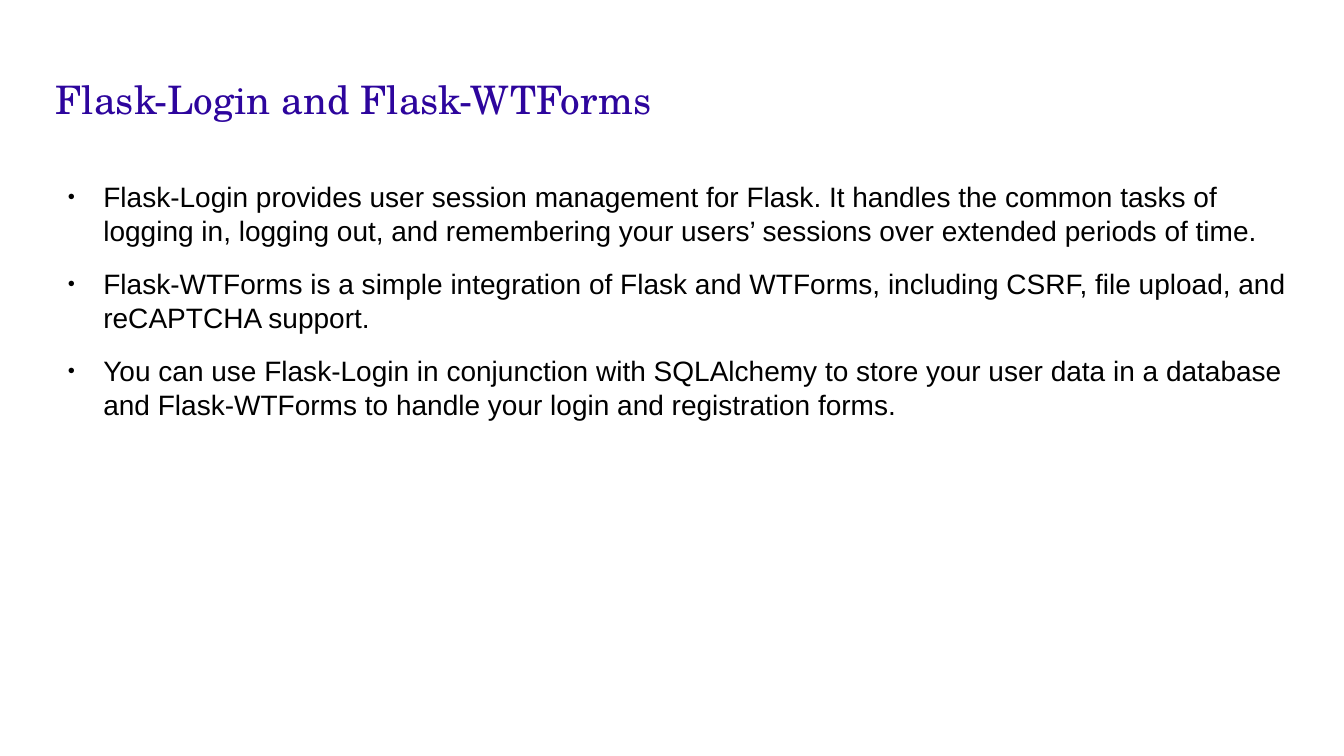
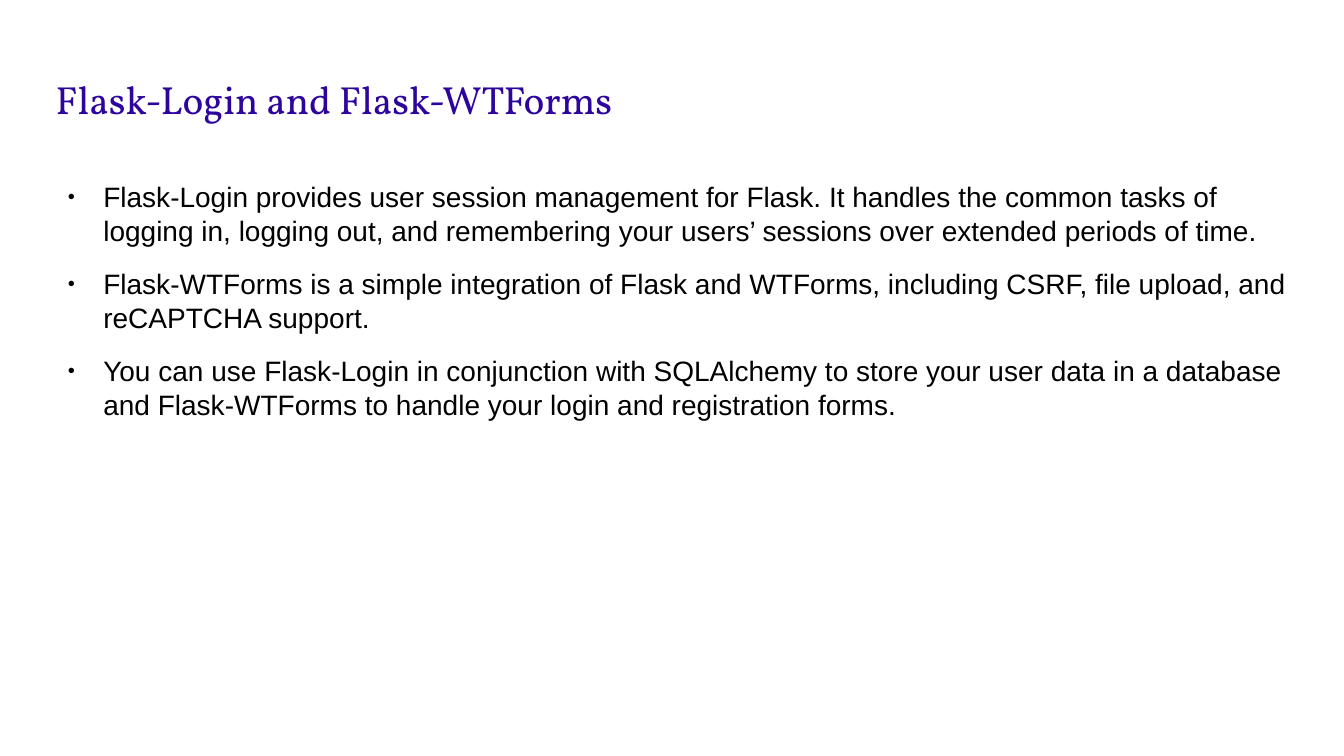
Before and after one commit to French-Austin1/python_lesson_material, a slide deck: slide 3 of day_4/Day_4_slides.pptx. Drawn at 1344x756 pixels with LibreOffice and Linux fonts; fonts in the diff are those of the drawing. Boxes give left, top, right and bottom in pixels: in the first picture for what was removed or moved away, otherwise in the second. Text is boxed around its words. In the diff, an @@ line names an element or a change of style, - is before the commit and + after.

```diff
--- a/day_4/Day_4_slides.pptx
+++ b/day_4/Day_4_slides.pptx
@@ title "Flask-Login and Flask-WTForms" at [56,86,612,124]: font TeX Gyre Schola to Vollkorn @@
```
Also in this commit, not shown: 4 other slides changed, 12 other files.
